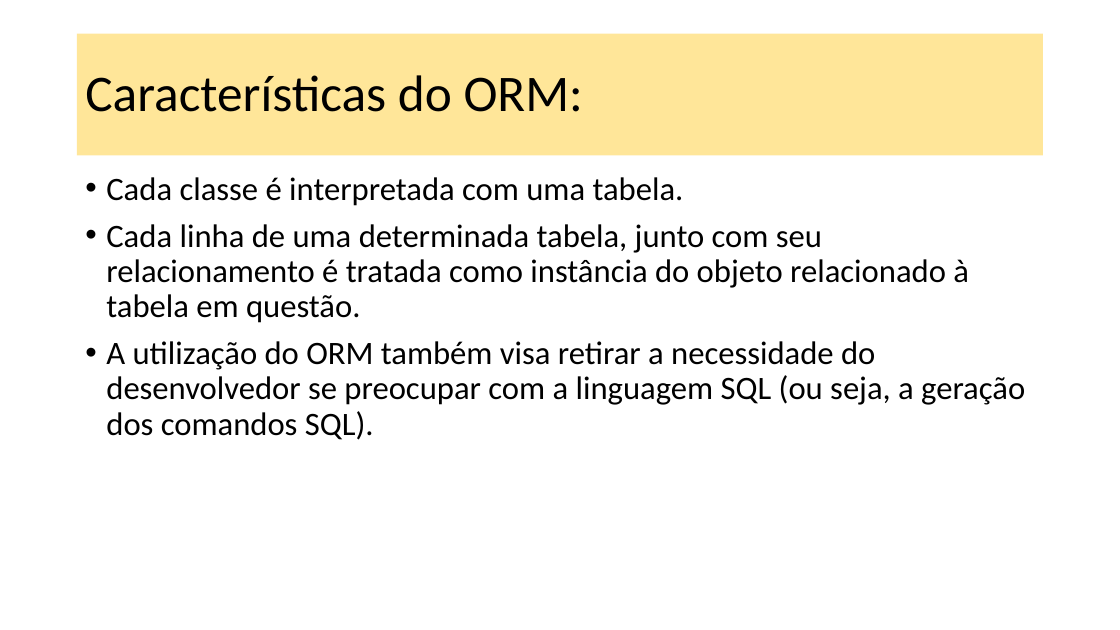
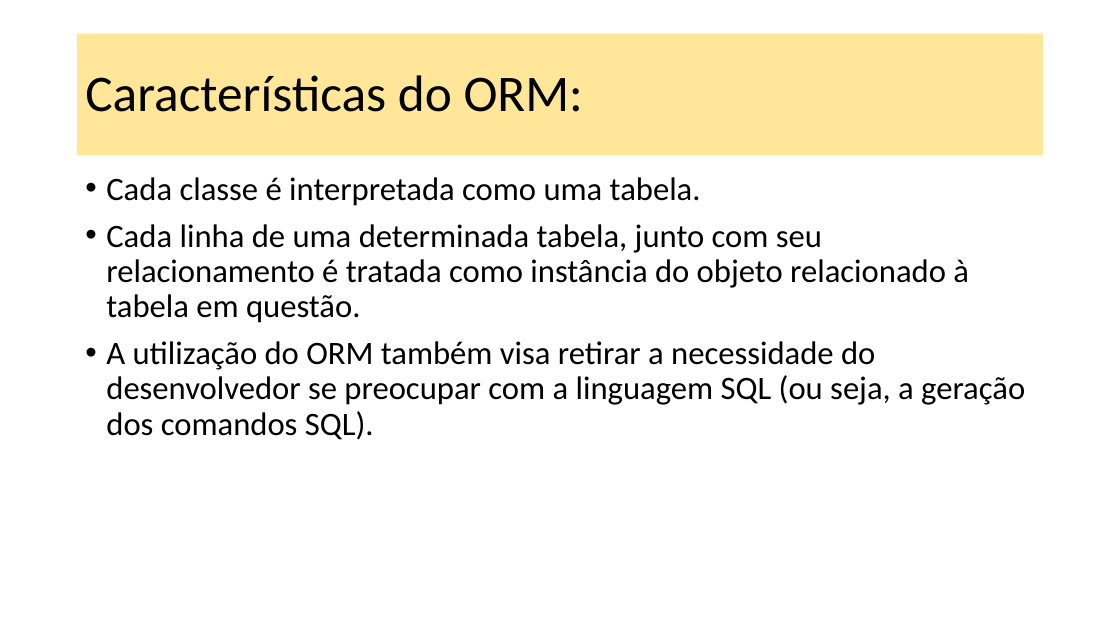
Before and after one commit to dourivaljunior/Curso-de-Flask, a slide deck: slide 19 of Aula 06 Flask.pptx (slide 17 before the commit). Drawn at 1120x630 pixels with LibreOffice and Linux fonts; fonts in the diff are those of the drawing. Boxes give left, top, right and bottom in pixels: in the first picture for what was removed or moved away, otherwise in the second. Text is boxed around its words. In the diff, an @@ line names an element or a change of style, - is before the commit and + after.

```diff
--- a/Aula 06 Flask.pptx
+++ b/Aula 06 Flask.pptx
@@ text at (106, 177, 701, 206): text changed @@
-• Cada classe é interpretada com uma tabela.
+• Cada classe é interpretada como uma tabela.
```
Also in this commit, not shown: 15 other slides changed, 6 slides added, 1 slide removed, 1 other file.
